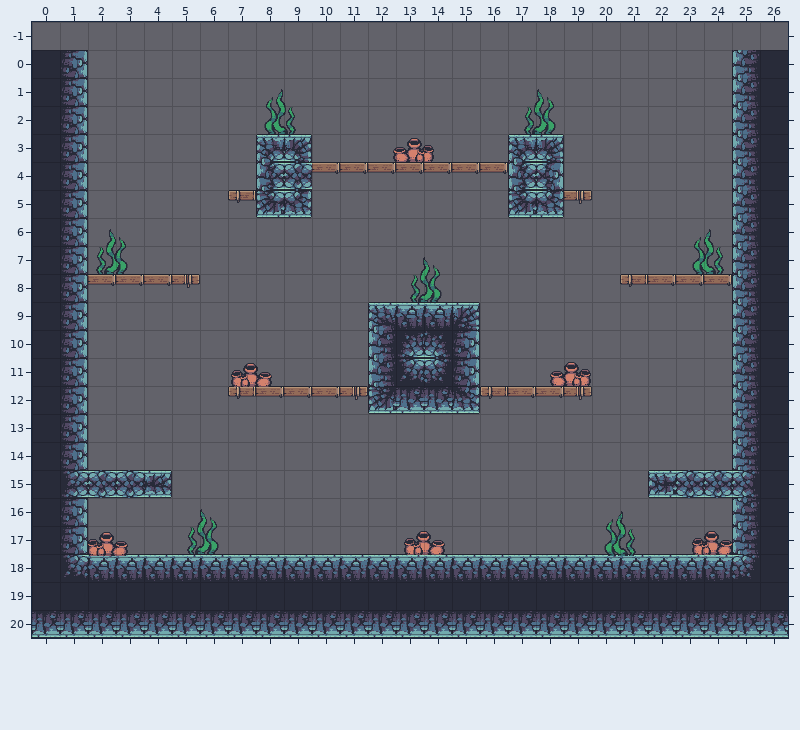
One commit to this Tiled map (JSON): assets/maps/lev01.json. Above, as it was before the edit.
Cells are 32x32 px. Shown: x 0..26, y -1..20.
After:
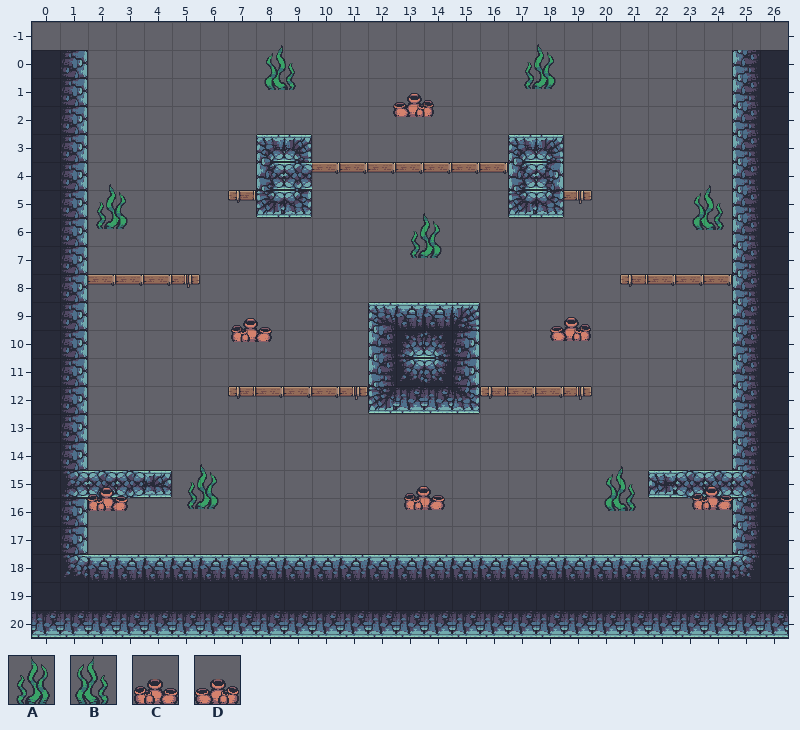
Key: from "decorations1": A 0, B 0 flipped left-right, C 5, D 5 flipped left-right.
Objects are placed by their top-left corner, in cells (3,4 is the top-left corner of cell 3,4); size is 1x1 cell unless given.
The exact change:
Layer "decorations":
changed: A "seaweed" at 17.3,1.4 size 1.5x1.6 -> A "seaweed" at 17.3,-0.2 size 1.5x1.6
changed: B "seaweed" at 8.2,1.4 size 1.5x1.6 -> B "seaweed" at 8.2,-0.2 size 1.5x1.6
changed: D "pot" at 12.9,2.4 size 1.5x1.6 -> D "pot" at 12.9,0.8 size 1.5x1.6
changed: A "seaweed" at 2,6.4 size 1.5x1.6 -> A "seaweed" at 2,4.8 size 1.5x1.6
changed: B "seaweed" at 23.5,6.4 size 1.5x1.6 -> B "seaweed" at 23.5,4.8 size 1.5x1.6
changed: A "seaweed" at 13.2,7.4 size 1.5x1.6 -> A "seaweed" at 13.2,5.8 size 1.5x1.6
changed: D "pot" at 18.5,10.4 size 1.5x1.6 -> D "pot" at 18.5,8.8 size 1.5x1.6
changed: C "pot" at 7.1,10.4 size 1.5x1.6 -> C "pot" at 7.1,8.8 size 1.5x1.6
changed: A "seaweed" at 5.3,16.4 size 1.5x1.6 -> A "seaweed" at 5.3,14.8 size 1.5x1.6
changed: C "pot" at 13.3,16.4 size 1.5x1.6 -> C "pot" at 13.3,14.8 size 1.5x1.6
changed: C "pot" at 23.6,16.4 size 1.5x1.6 -> C "pot" at 23.6,14.8 size 1.5x1.6
changed: C "pot" at 1.9,16.5 size 1.5x1.6 -> C "pot" at 1.9,14.9 size 1.5x1.6
changed: B "seaweed" at 20.3,16.5 size 1.5x1.6 -> B "seaweed" at 20.3,14.9 size 1.5x1.6
